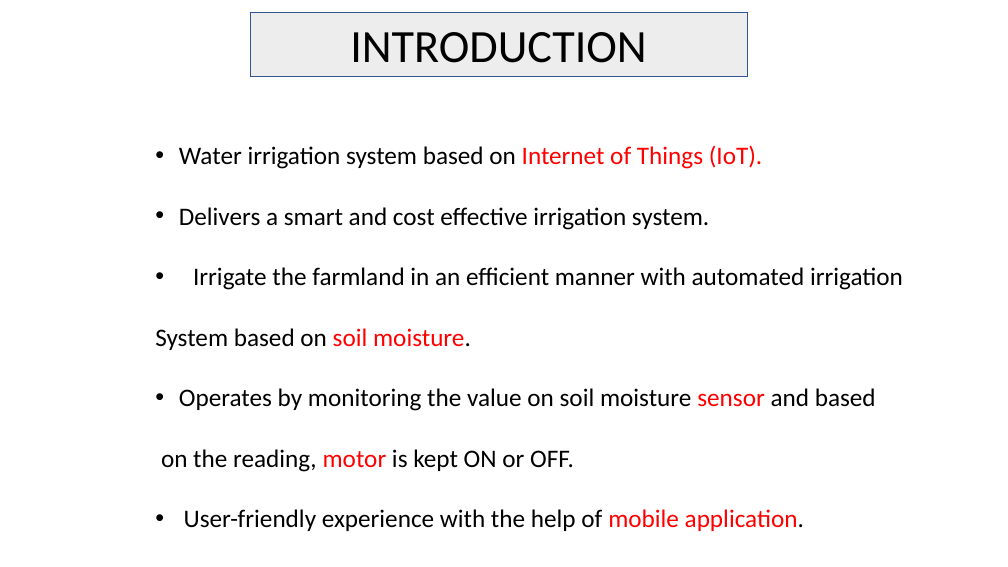
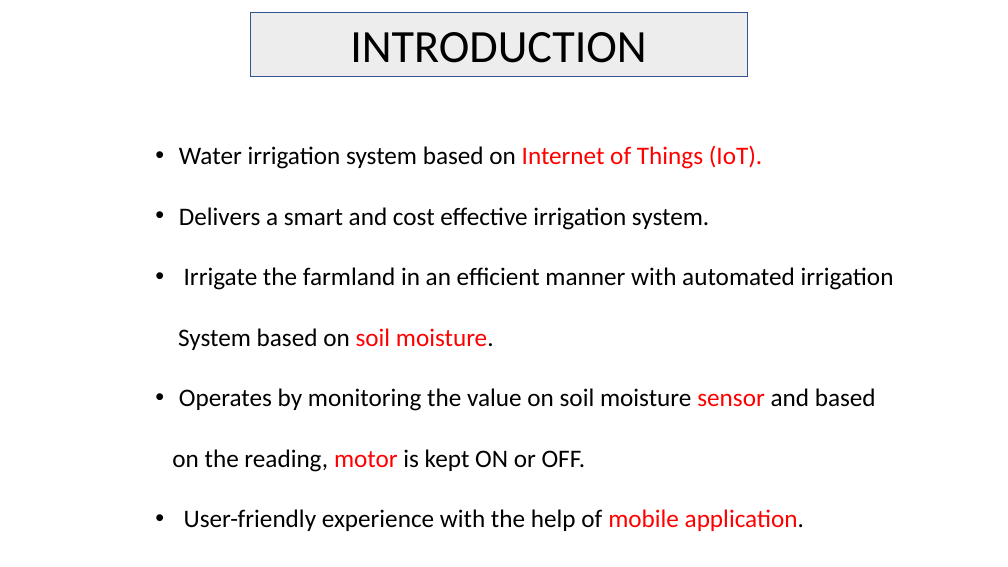
Before and after one commit to THEERTHA-T/SMART_IRRIGATION, a slide deck: slide 2 of 2.APPROVAL.pptx. Drawn at 1008x567 pixels with LibreOffice and Linux fonts; fonts in the diff are those of the drawing; background and template pictures are left out. Boxes give left, top, right and bottom in pixels: in the first picture for what was removed or moved away, otherwise in the second. Text is boxed around its words. In the diff, an @@ line names an element or a change of style, - is before the commit and + after.

```diff
--- a/2.APPROVAL.pptx
+++ b/2.APPROVAL.pptx
@@ text at box(184, 267, 894, 290): indent changed @@
```
Also in this commit, not shown: 1 other slide changed, 7 other files.
